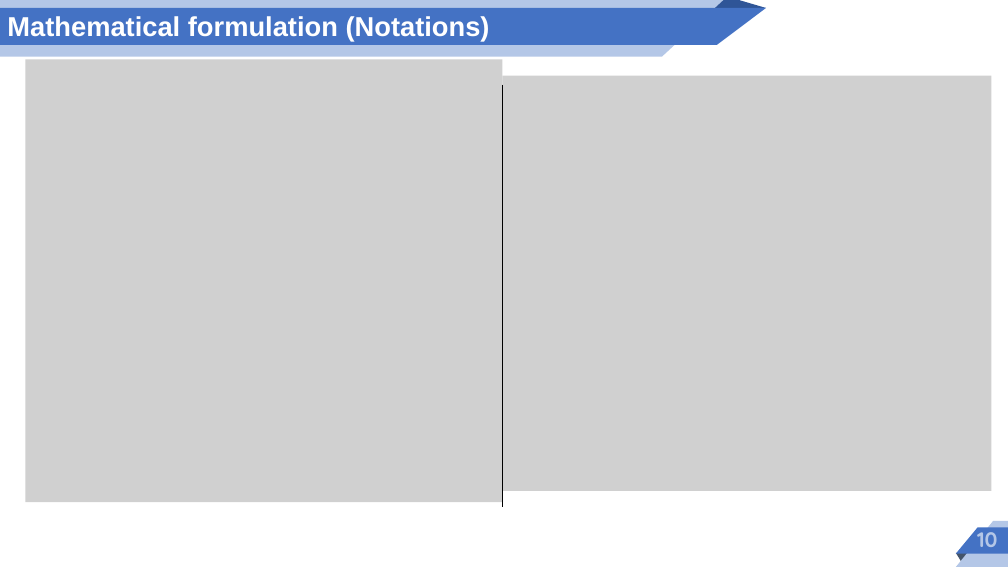
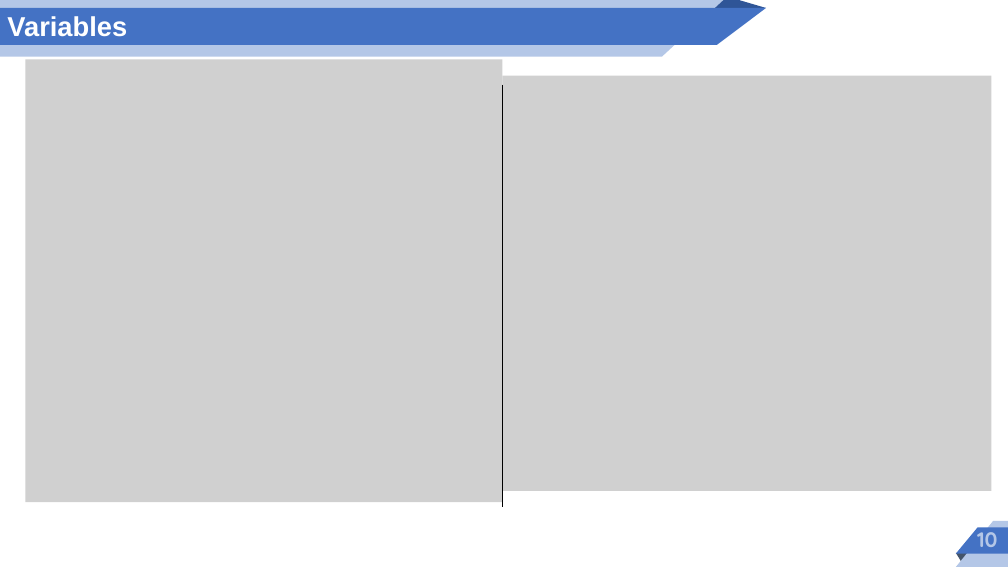
Before and after one commit to tawfiqh58/multiperiod-wood-sc-model, a slide deck: slide 3 of slide.pptx (slide 10 before the commit). Drawn at 1008x567 pixels with LibreOffice and Linux fonts; fonts in the diff are those of the drawing; grey boxes stand for pictures. Boxes give left, top, right and bottom in pixels: in the first picture for what was removed or moved away, otherwise in the second. Text is boxed around its words. In the diff, an @@ line names an element or a change of style, - is before the commit and + after.

```diff
--- a/slide.pptx
+++ b/slide.pptx
@@ text at (7, 16, 127, 37): text changed @@
-Mathematical formulation (Notations)
+Variables
```
Also in this commit, not shown: 3 other slides changed, 3 slides added, 21 slides removed, 17 other files.
